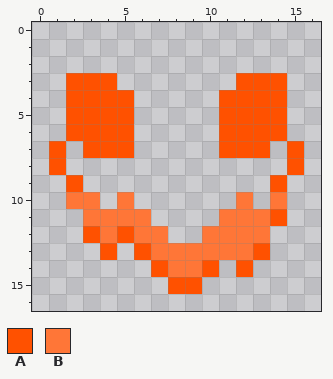
A pixel-art sprite gets an edit: assets/celestial_core/textures/mob_effect/abhorrent.png. Above is the file before it was changed.
The file is 17x17 pixels.
Palette (. is transparent): A #ff5100  B #ff7637
Pixels before, first column x 1:
 3 .AAA.......AAA.
 4 .AAAA.....AAAA.
 5 .AAAA.....AAAA.
 6 .AAAA.....AAAA.
 7 A.AAA.....AAA.A
 8 A.............A
 9 .A...........A.
10 .BB.B......B.B.
11 ..BBBB....BBBA.
12 ..ABABB..BBBB..
13 ...A.ABBBBBBA..
14 ......ABBA.A...
15 .......AA......
New version:
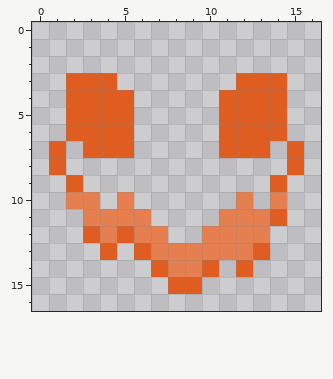
Edits made:
colour A: #ff5100 -> #df5d20
colour B: #ff7637 -> #e67f50
Pixel boxes of the changes (left, top, right, bottom) in both pictures:
changed: (49, 73, 304, 294)
